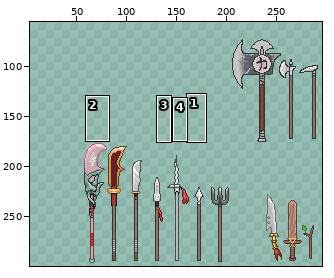
File history of a sprite sheet, 2DResource/무기/무기류.png. Above, an overview of the earlier version with the close-up marked.
Close-up. Old version:
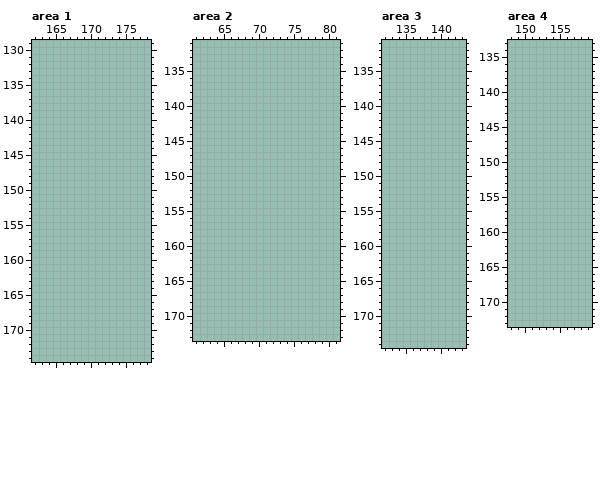
The file is 600x600 pixels, drawn in blocks of 2x2; one block is one cell here. Pixels under 10% opacity are left out. Colours within 5 levels of each other are drawn and written as one. Shown: area 1: x 162..178, y 129..174; area 2: x 61..81, y 131..173; area 3: x 132..143, y 131..174; area 4: x 148..159, y 133..173. The wide view leaves out empty margins. The commit also changed other parts of the picture, which this record leaves out.
The same view after the edit:
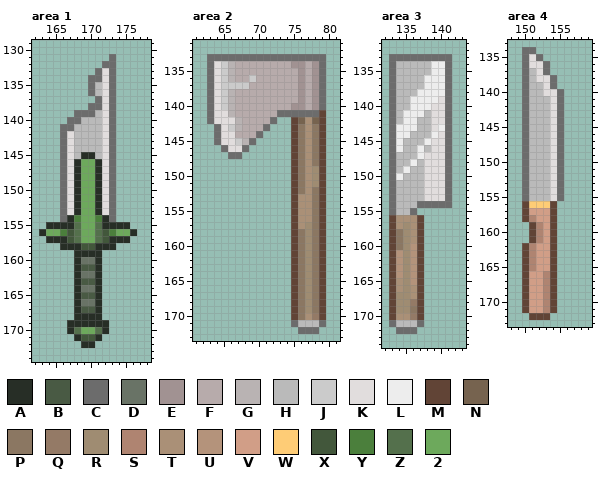
Palette (. is transparent): A #272e26  B #495a44  C #6c6c6c  D #697366  E #a19292  F #b7abab  G #b9b3b3  H #bababa  J #cbcbcb  K #e1dddd  L #ededed  M #614436  N #76634f  P #8b7762  Q #947a66  R #9f8c72  S #af8471  T #aa9077  U #b4937b  V #d19e87  W #fecc76  X #42573b  Y #4b7f3c  Z #54704c  2 #6da95c
Changes in this commit:
Changed rows in their new state; - is an unchanged pixel.
Area 1:
first column x 163:
131 ----------C---
132 ---------CC---
133 --------CKC---
134 -------CCKC---
135 -------CHKC---
136 -------CHKC---
137 --------CKC---
138 -------CCKC---
139 -----CCCHKC---
140 ----CCHHHKC---
141 ---CCHHHHKC---
142 ---CKHHHHKC---
143 ---CKHHHHKC---
144 ---CKHHHHKC---
145 ---CKHAAHKC---
146 ---CKA22AKC---
147 ---CKA22AKC---
148 ---CKA22AKC---
149 ---CKA22AKC---
150 ---CKA22AKC---
151 ---CKA22AKC---
152 ---CKA22AKC---
153 ---CKA22AKC---
154 ---CAY22YAC---
155 -AAAAZ22ZAAAA-
156 A22YXZ22ZXY22A
157 -AAAXZ22ZXAAA-
158 ---AAAXXAAA---
159 -----AAAA-----
160 -----ADDA-----
161 -----ABBA-----
162 -----ADDA-----
163 -----ABBA-----
164 -----ADDA-----
165 -----ABBA-----
166 -----ADDA-----
167 -----ABBA-----
168 -----AAAA-----
169 ----AAAAAA----
170 ----AZ22ZA----
171 -----AXXA-----
172 ------AA------
Area 2:
first column x 63:
133 CCCCCCCCCCCCCCCCC
134 CKJGFFFFFFFFEEFEC
135 CKJGFFFFFFFFFEFEC
136 CKJGFFJFFFFFFEFEC
137 CKJJJJFFFFFFFEFEC
138 CKJGFFFFFFFFFEFEC
139 CKJGFFFFFFFFFEFEC
140 CKJGFFFFFFFFEEFEC
141 CKKGFFFFFFCCCCCCM
142 CKKKGFFFFC--MNTNM
143 -CKJGFFFC---MPTPM
144 -CKKFFFC----MPTPM
145 -CKKJGC-----MPTPM
146 --CKKC------MPTPM
147 ---CC-------MPTPM
148 ------------MPTPM
149 ------------MPTRM
150 ------------MPTRM
151 ------------MPTRM
152 ------------MPTPM
153 ------------MTTPM
154 ------------MTTPM
155 ------------MTTPM
156 ------------MTTPM
157 ------------MTRPM
158 ------------MPRPM
159 ------------MPRPM
160 ------------MPRPM
161 ------------MPRPM
162 ------------MPRPM
163 ------------MPRPM
164 ------------MPRPM
165 ------------MPRPM
166 ------------MPRPM
167 ------------MPRPM
168 ------------MPRPM
169 ------------MPRPM
170 ------------MPTQM
171 ------------CHHHC
172 -------------CCC-
Area 3:
first column x 133:
133 CCCCCCCCC
134 CHHHHHLLC
135 CHHHHHLLC
136 CHHHHLLLC
137 CHHHHLLLC
138 CHHHLLLLC
139 CHHLLLLKC
140 CHHLLLKKC
141 CHLLLHKKC
142 CHLLHHKKC
143 CLLLHHKLC
144 CLLHHHLKC
145 CLHHHLKKC
146 CLHHLHKKC
147 CHHHLKKKC
148 CHHLHKKKC
149 CHLHHKKKC
150 CLHHHKKKC
151 CHHHHKKKC
152 CHHHHKKKC
153 CHHHHKKKC
154 CHHHCCCCC
155 CHHC-----
156 MTTTM----
157 MTRTM----
158 MPRTM----
159 MPRTM----
160 MPRUM----
161 MURUM----
162 MURUM----
163 MURUM----
164 MURUM----
165 MTRUM----
166 MTRTM----
167 MRRTM----
168 MRRQM----
169 MRRPM----
170 MTTQM----
171 CHHHC----
172 -CCC-----
Area 4:
first column x 150:
134 CC----
135 CKC---
136 CKKC--
137 CHKC--
138 CHKKC-
139 CHHKC-
140 CHHKKC
141 CHHHKC
142 CHHHKC
143 CHHHKC
144 CHHHKC
145 CHHHKC
146 CHHHKC
147 CHHHKC
148 CHHHKC
149 CHHHKC
150 CHHHKC
151 CHHHKC
152 CHHHKC
153 CHHHKC
154 CHHHKC
155 CHHHKC
156 MWWWM-
157 MVVVM-
158 MSVVM-
159 -MSVM-
160 -MSVM-
161 -MSVM-
162 MSVVM-
163 MSVVM-
164 MSVVM-
165 MSVVM-
166 MVVSM-
167 MVVSM-
168 MVVSM-
169 MVVSM-
170 MVVSM-
171 MVVSM-
172 -MMM--
Changed places in both close-ups, as pixel boxes (x1, y1, x2, y2):
added: (39, 54, 137, 348)
added: (207, 54, 326, 334)
added: (389, 54, 452, 334)
added: (522, 47, 564, 320)
